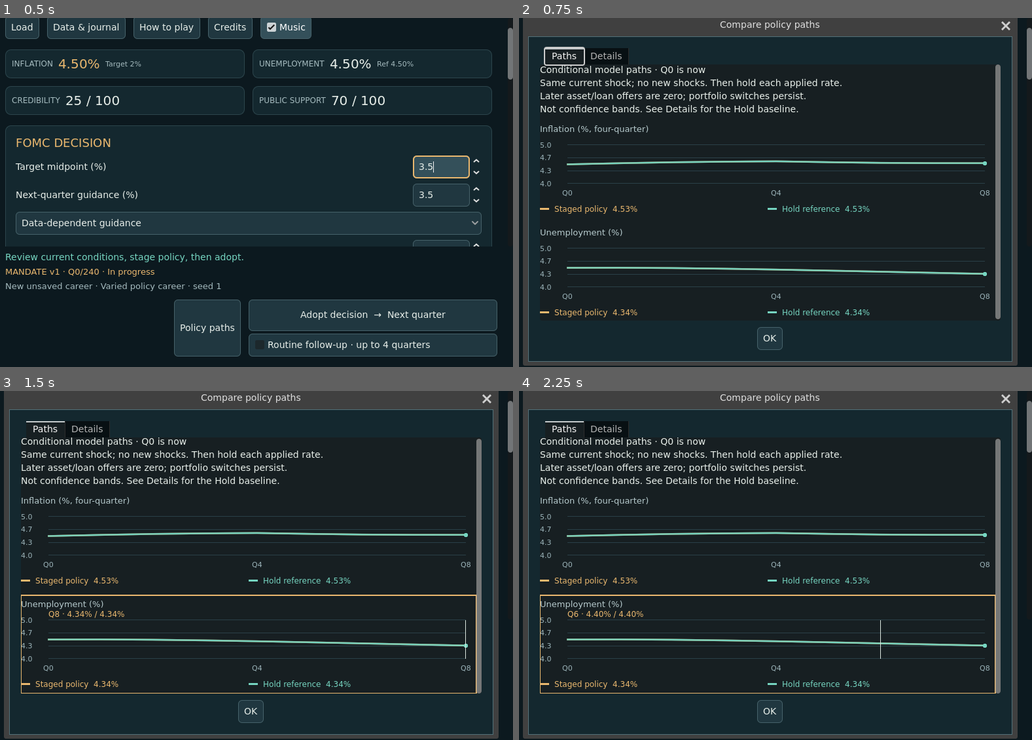
Above: before the commit, frames 1-4 (two rows, left to right).
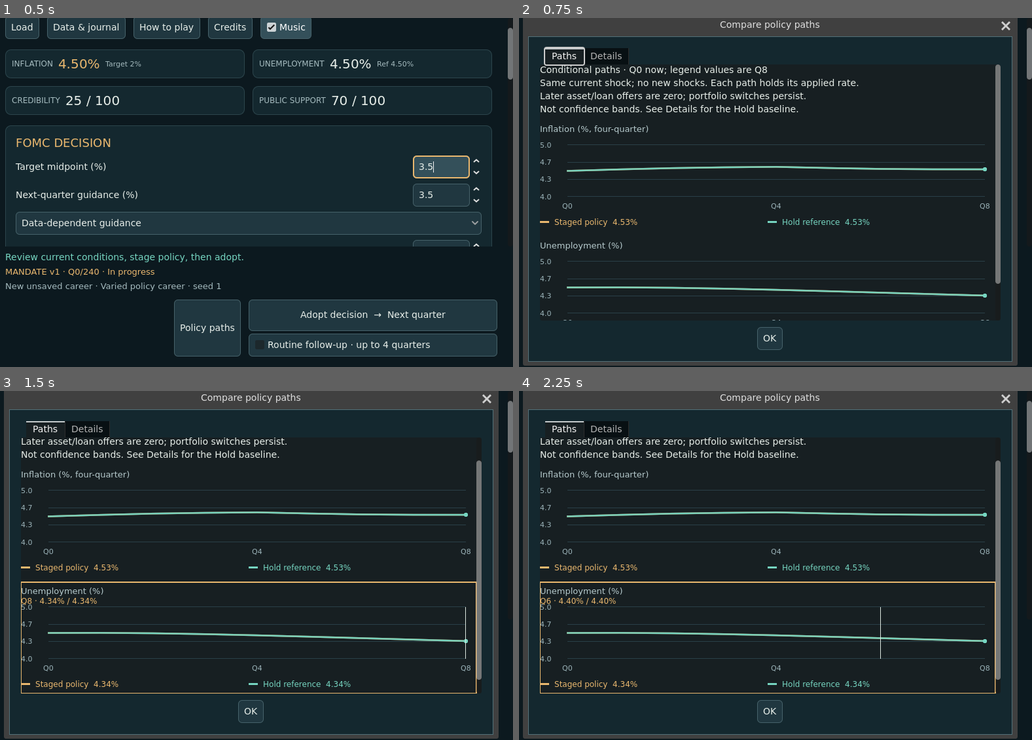
Above: after the commit, the same moments.

Repository: ihearttokyo/fed-chairman-game
Game: Godot game, scene res://main.tscn
Two runs of this game, one before a commit and one after it. Both use one fixed random seed, a clock stepped at 60 frames per second and the inputs below. Sound files missing from this copy of the repository are replaced by a short silence.
Inputs:
- Up to frame 1 (0.5 s): no input
- Up to frame 2 (0.75 s): click "Policy paths" at 0.5 s
- Up to frame 3 (1.5 s): click "Adopt decision → Next quarter" at 1.25 s
- Up to frame 4 (2.25 s): click "Adopt decision → Next quarter" at 2 s

Frame 1 is identical in both runs. In frame 2, 5.7% of the frame differs, in the area x 4-94%, y 13-87%; in frame 3, 8.2%; in frame 4, 8.2%.

Commit message:
Show conditional funding shortfalls alongside policy paths

Diff:
--- a/game/play/forecast_overview.gd
+++ b/game/play/forecast_overview.gd
@@ -1,7 +1,9 @@
 extends ScrollContainer
 ## Presentation of already-computed conditional paths; never runs a forecast.
 const PathChart = preload("res://play/forecast_chart.gd")
+const Career = preload("res://play/career.gd")
 var charts: Array = []
+var funding_note: Label
 
 static func series(current: Dictionary, selected: Dictionary, held: Dictionary) -> Array:
 	if not selected.get("ok", false) or not held.get("ok", false):
@@ -17,9 +19,11 @@
 		var a: Dictionary = current if index == 0 else selected.states[index - 1]
 		var b: Dictionary = current if index == 0 else held.states[index - 1]
 		var row := {}
-		for field in ["four_quarter_inflation_pct", "unemployment_rate_pct"]:
+		for field in ["four_quarter_inflation_pct", "unemployment_rate_pct", "uncovered_funding_pct_initial_gdp"]:
 			for source in [["selected_", a], ["held_", b]]:
 				if not source[1].has(field) or not (source[1][field] is float or source[1][field] is int) or not is_finite(float(source[1][field])):
+					return []
+				if field == "uncovered_funding_pct_initial_gdp" and source[1][field] < 0.0:
 					return []
 				row[source[0] + field] = float(source[1][field])
 		result.append(row)
@@ -34,14 +38,24 @@
 	box.add_theme_constant_override("separation", 8)
 	add_child(box)
 	var note := Label.new()
-	note.text = "Conditional model paths · Q0 is now\nSame current shock; no new shocks. Then hold each applied rate.\nLater asset/loan offers are zero; portfolio switches persist.\nNot confidence bands. See Details for the Hold baseline."
+	note.text = "Conditional paths · Q0 now; legend values are Q8\nSame current shock; no new shocks. Each path holds its applied rate.\nLater asset/loan offers are zero; portfolio switches persist.\nNot confidence bands. See Details for the Hold baseline."
 	if complete:
 		note.text = "Career complete · diagnostic continuation only\n" + note.text
 	elif beyond_career:
 		note.text = "Includes post-Q240 diagnostic points · no extra playable turns\n" + note.text
 	note.autowrap_mode = TextServer.AUTOWRAP_WORD_SMART
 	box.add_child(note)
-	for metric in [["Inflation (%, four-quarter)", "four_quarter_inflation_pct"], ["Unemployment (%)", "unemployment_rate_pct"]]:
+	if points.is_empty():
+		note.text = "Policy paths unavailable. Open Details for the error."
+		return
+	var metrics := [["Inflation (%, four-quarter)", "four_quarter_inflation_pct"], ["Unemployment (%)", "unemployment_rate_pct"]]
+	var funding_shortfall := false
+	for point in points:
+		if point.selected_uncovered_funding_pct_initial_gdp > 0.0 or point.held_uncovered_funding_pct_initial_gdp > 0.0:
+			funding_shortfall = true
+	if funding_shortfall:
+		metrics.append(["Unmet funding (% initial GDP)", "uncovered_funding_pct_initial_gdp"])
+	for metric in metrics:
 		var chart := PathChart.new()
 		chart.page_requested.connect(func(direction: int):
 			var bar := get_v_scroll_bar()
@@ -52,11 +66,28 @@
 		chart.history = points.duplicate(true)
 		chart.inspection_context = "Conditional model path. Q0 is now; Q8 is eight quarters ahead."
 		chart.inspection_help = "Details defines continuation and the hold reference."
-		chart.minimum_plot_size = Vector2(0, 150)
+		if metric[1] == "uncovered_funding_pct_initial_gdp":
+			chart.inspection_context += " Funding is % initial GDP."
+		chart.minimum_plot_size = Vector2(0, 170)
 		chart.compact_legend = true
+		chart.zero_floor = metric[1] == "uncovered_funding_pct_initial_gdp"
+		if chart.zero_floor:
+			chart.value_formatter = Career.funding_amount_text
 		box.add_child(chart)
 		charts.append(chart)
-		chart.accessibility_description = "Conditional model path. Q0 is now, Q8 is eight quarters ahead. Left and Right inspect; Home and End jump. Details defines continuation and the hold reference."
+		chart.accessibility_description = chart.inspection_context + " Left and Right inspect; Home and End jump. Details defines continuation and the hold reference."
+	funding_note = Label.new()
+	if funding_shortfall:
+		var staged_peak := 0.0
+		var held_peak := 0.0
+		for point in points.slice(1): # Q0 is inherited, not a future policy outcome.
+			staged_peak = maxf(staged_peak, point.selected_uncovered_funding_pct_initial_gdp)
+			held_peak = maxf(held_peak, point.held_uncovered_funding_pct_initial_gdp)
+		funding_note.text = "Q1–Q8 peak: Staged %s%% · Hold %s%% initial GDP.\nUnmet need, not bank losses." % [Career.funding_amount_text(staged_peak), Career.funding_amount_text(held_peak)]
+	else:
+		funding_note.text = "No funding shortfall in either conditional path."
+	funding_note.autowrap_mode = TextServer.AUTOWRAP_WORD_SMART
+	box.add_child(funding_note)
 
 func _gui_input(event: InputEvent) -> void:
 	if event is InputEventKey and event.pressed and not event.alt_pressed and not event.is_command_or_control_pressed():
--- a/game/play/history_chart.gd
+++ b/game/play/history_chart.gd
@@ -10,6 +10,8 @@
 var inspection_help := "Exact values are available in the Data and journal button."
 var minimum_plot_size := Vector2(310, 190)
 var compact_legend := false
+var zero_floor := false
+var value_formatter: Callable
 
 func _make_custom_tooltip(for_text: String) -> Object:
 	return preload("res://play/wrapped_tooltip.gd").create(self, for_text)
@@ -41,33 +43,49 @@
 			_: return
 		accept_event()
 
+func value_text(value: float) -> String:
+	return value_formatter.call(value) if value_formatter.is_valid() else "%.2f" % value
+
 func _inspect(quarter: int) -> void:
 	if history.is_empty():
 		return
 	hovered = clampi(quarter, 0, history.size() - 1)
-	tooltip_text = "Q%d | %s %.2f%% | %s %.2f%%" % [hovered, labels[0], history[hovered][keys[0]], labels[1], history[hovered][keys[1]]]
+	tooltip_text = "Q%d | %s %s%% | %s %s%%" % [hovered, labels[0], value_text(history[hovered][keys[0]]), labels[1], value_text(history[hovered][keys[1]])]
 	accessibility_description = inspection_context + " " + tooltip_text + ". Left and Right inspect quarters; Home and End jump to the first and latest."
 	queue_redraw()
 
 func _draw() -> void:
 	var font := get_theme_default_font()
-	draw_string(font, Vector2(0, 18), heading, HORIZONTAL_ALIGNMENT_LEFT, -1, 13, Color("b5c9cc"))
+	var heading_extra := 0.0
+	if compact_legend:
+		var height := font.get_multiline_string_size(heading, HORIZONTAL_ALIGNMENT_LEFT, size.x, 13).y
+		heading_extra = maxf(0.0, height - font.get_height(13))
+		draw_multiline_string(font, Vector2(0, 18), heading, HORIZONTAL_ALIGNMENT_LEFT, size.x, 13, -1, Color("b5c9cc"))
+	else:
+		draw_string(font, Vector2(0, 18), heading, HORIZONTAL_ALIGNMENT_LEFT, -1, 13, Color("b5c9cc"))
 	if history.is_empty():
 		return
 	if has_focus():
 		draw_rect(Rect2(Vector2.ZERO, size), Color("e9b76e"), false, 2)
+	var inspection_extra := 0.0
 	if hovered >= 0 and hovered < history.size():
-		draw_string(font, Vector2(42, 33), "Q%d · %.2f%% / %.2f%%" % [hovered, history[hovered][keys[0]], history[hovered][keys[1]]], HORIZONTAL_ALIGNMENT_LEFT, -1, 12, Color("e9b76e"))
+		var reading := "Q%d · %s%% / %s%%" % [hovered, value_text(history[hovered][keys[0]]), value_text(history[hovered][keys[1]])]
+		if compact_legend:
+			var height := font.get_multiline_string_size(reading, HORIZONTAL_ALIGNMENT_LEFT, size.x, 12).y
+			inspection_extra = maxf(0.0, height - font.get_height(12))
+			draw_multiline_string(font, Vector2(0, 33 + heading_extra), reading, HORIZONTAL_ALIGNMENT_LEFT, size.x, 12, -1, Color("e9b76e"))
+		else:
+			draw_string(font, Vector2(42, 33), reading, HORIZONTAL_ALIGNMENT_LEFT, -1, 12, Color("e9b76e"))
 	var one_line_legend := compact_legend and size.x >= 460.0
-	var plot := Rect2(42, 38, size.x - 58, size.y - (91 if one_line_legend else 108))
+	var plot := Rect2(42, 38 + heading_extra + inspection_extra, size.x - 58, maxf(1.0, size.y - (91 if one_line_legend else 108) - heading_extra - inspection_extra))
 	var low := INF
 	var high := -INF
 	for state in history:
 		for key in keys:
 			low = minf(low, float(state[key]))
 			high = maxf(high, float(state[key]))
-	low = floor(low - 0.3)
-	high = ceil(high + 0.3)
+	low = 0.0 if zero_floor else floor(low - 0.3)
+	high = maxf(1.0, ceil(high + 0.3)) if zero_floor else ceil(high + 0.3)
 	for i in range(4):
 		var y := plot.position.y + plot.size.y * i / 3.0
 		draw_line(Vector2(plot.position.x, y), Vector2(plot.end.x, y), Color("2a4048"), 1)
@@ -82,7 +100,10 @@
 		var y := size.y - 10 if one_line_legend else size.y - 22 + series * 17
 		var x := size.x * series / 2.0 if one_line_legend else 0.0
 		draw_line(Vector2(x, y - 4), Vector2(x + 14, y - 4), colors[series], 3)
-		draw_string(font, Vector2(x + 22, y), "%s  %.2f%%" % [labels[series], history[-1][keys[series]]], HORIZONTAL_ALIGNMENT_LEFT, size.x / 2.0 - 22 if one_line_legend else -1, 12, colors[series])
+		var legend_label: String = labels[series]
+		if compact_legend and size.x < 260.0:
+			legend_label = legend_label.trim_suffix(" policy").trim_suffix(" reference")
+		draw_string(font, Vector2(x + 22, y), "%s  %s%%" % [legend_label, value_text(history[-1][keys[series]])], HORIZONTAL_ALIGNMENT_LEFT, size.x / 2.0 - 22 if one_line_legend else -1, 12, colors[series])
 	for q in tick_quarters(history.size()):
 		draw_string(font, Vector2(plot.position.x + plot.size.x * q / maxf(1, history.size() - 1) - 8, plot.end.y + 18), "Q%d" % q, HORIZONTAL_ALIGNMENT_LEFT, -1, 11, Color("9bb3b9"))
 	if hovered >= 0 and hovered < history.size():
--- a/game/play/main.gd
+++ b/game/play/main.gd
@@ -749,7 +749,13 @@
 
 func _comparison_tab_focus(_index: int, tabs: TabContainer, overview: Control, chooser: Control, body: Control, close: Control) -> void:
 	var order: Array[Control] = []
-	order.assign([tabs.get_tab_bar(), chooser, body, close] if tabs.current_tab == 1 else [tabs.get_tab_bar(), overview.charts[0], overview.charts[1], close])
+	if tabs.current_tab == 1:
+		order.assign([tabs.get_tab_bar(), chooser, body, close])
+	else:
+		order.append(tabs.get_tab_bar())
+		for chart in overview.charts:
+			order.append(chart)
+		order.append(close)
 	_link_focus(order)
 
 func _dispatch_details() -> void:
--- a/game/tests/forecast_overview_test.gd
+++ b/game/tests/forecast_overview_test.gd
@@ -20,20 +20,65 @@
 	root.add_child(game)
 	await process_frame
 	game._start_career("stagflation_bank_run", 417)
+	game.liquidity.value = 2.4 / game.career.model.nominal_gdp_ratio(game.career.state)
 	var frozen: PackedByteArray = game.career.encode()
 	var policy: Dictionary = game._policy()
 	var a: Dictionary = game.career.forecast(policy)
 	var b: Dictionary = game.career.forecast(game.career.model.benchmark_policy(game.career.state, game.career.params, "hold"))
 	var data := Overview.series(game.career.state, a, b)
 	check(data.size() == 9, "Current point and eight forecast quarters")
+	check(data[1].selected_uncovered_funding_pct_initial_gdp == 0.0 and data[1].held_uncovered_funding_pct_initial_gdp > 0.0, "Actual lending choice separates covered staged funding from an uncovered Hold reference")
 	for index in range(9):
-		for field in ["four_quarter_inflation_pct", "unemployment_rate_pct"]:
+		for field in ["four_quarter_inflation_pct", "unemployment_rate_pct", "uncovered_funding_pct_initial_gdp"]:
 			check(data[index]["selected_" + field] == (game.career.state if index == 0 else a.states[index - 1])[field], "Exact selected data")
 			check(data[index]["held_" + field] == (game.career.state if index == 0 else b.states[index - 1])[field], "Exact reference data")
 	check(Overview.series({}, {"ok": true}, b).is_empty(), "Missing path fails closed")
 	var broken := a.duplicate(true)
 	broken.states[0].four_quarter_inflation_pct = NAN
 	check(Overview.series(game.career.state, broken, b).is_empty(), "Nonfinite path fails closed")
+	for malformed in [-0.1, NAN, INF]:
+		var invalid_funding := a.duplicate(true)
+		invalid_funding.states[0].uncovered_funding_pct_initial_gdp = malformed
+		check(Overview.series(game.career.state, invalid_funding, b).is_empty(), "Invalid funding cannot become an optimistic zero chart")
+	var missing_funding := a.duplicate(true)
+	missing_funding.states[0].erase("uncovered_funding_pct_initial_gdp")
+	check(Overview.series(game.career.state, missing_funding, b).is_empty(), "Missing funding fails closed")
+	var zero_data := data.duplicate(true)
+	for point in zero_data:
+		point.selected_uncovered_funding_pct_initial_gdp = 0.0
+		point.held_uncovered_funding_pct_initial_gdp = 0.0
+	var quiet := Overview.new()
+	root.add_child(quiet)
+	quiet.build(zero_data, false)
+	check(quiet.charts.size() == 2 and quiet.funding_note.text.contains("No funding shortfall"), "Quiet paths use one short status line rather than an empty chart")
+	quiet.free()
+	var tiny_data := zero_data.duplicate(true)
+	tiny_data[1].selected_uncovered_funding_pct_initial_gdp = 0.00001
+	tiny_data[1].held_uncovered_funding_pct_initial_gdp = 0.001
+	var tiny_pane := Overview.new()
+	root.add_child(tiny_pane)
+	tiny_pane.build(tiny_data, false)
+	check(tiny_pane.charts.size() == 3, "Even subprecision positive funding need adds its chart")
+	var funding_chart = tiny_pane.charts[2]
+	funding_chart._inspect(1)
+	check(funding_chart.tooltip_text.contains("<0.0001%") and funding_chart.tooltip_text.contains("0.0010%"), "Positive tiny funding is not formatted as zero in keyboard inspection")
+	check(funding_chart.accessibility_description.contains("<0.0001%") and funding_chart.accessibility_description.contains("0.0010%"), "Assistive funding inspection preserves the same positive-small distinction")
+	check(funding_chart.value_text(0.0) == "0.00" and funding_chart.value_text(0.0001) == "0.0001", "True zero and a small residual remain distinguishable in graph labels")
+	check(tiny_pane.charts[0].value_text(0.001) == "0.00" and not tiny_pane.charts[0].value_formatter.is_valid(), "Macro chart display precision remains unchanged")
+	tiny_pane.free()
+	var inherited_data := zero_data.duplicate(true)
+	inherited_data[0].selected_uncovered_funding_pct_initial_gdp = 5.0
+	inherited_data[0].held_uncovered_funding_pct_initial_gdp = 5.0
+	var inherited := Overview.new()
+	root.add_child(inherited)
+	inherited.build(inherited_data, false)
+	check(inherited.charts.size() == 3 and inherited.funding_note.text.begins_with("Q1–Q8 peak: Staged 0.00% · Hold 0.00%"), "Shared inherited Q0 stress is plotted but never attributed to a future policy peak")
+	inherited.free()
+	var unavailable := Overview.new()
+	root.add_child(unavailable)
+	unavailable.build([], false)
+	check(unavailable.charts.is_empty() and unavailable.get_child(0).get_child(0).text.contains("unavailable"), "Unavailable paths cannot show a falsely reassuring funding status")
+	unavailable.free()
 	game._compare()
 	await process_frame
 	await process_frame
@@ -43,13 +88,27 @@
 	var pane = tabs.get_child(0)
 	check(tabs.current_tab == 0 and pane.is_visible_in_tree() and not body.is_visible_in_tree(), "Paths replace opening text wall")
 	check(tabs.get_tab_bar().has_focus() and pane.get_v_scroll_bar().value == 0.0, "Opening focus preserves the forecast heading and assumptions")
-	check(pane.charts.size() == 2 and pane.charts[0].history == data and pane.charts[1].history == data, "Both charts use captured forecast series")
+	check(pane.charts.size() == 3 and pane.charts[0].history == data and pane.charts[1].history == data and pane.charts[2].history == data, "Funding stress adds the third chart using the same captured paths")
+	check(pane.charts[2].keys == ["selected_uncovered_funding_pct_initial_gdp", "held_uncovered_funding_pct_initial_gdp"] and pane.charts[2].zero_floor, "Funding graph selects unmet need with a nonnegative display scale")
+	check(pane.funding_note.text == "Q1–Q8 peak: Staged 0.00% · Hold 2.40% initial GDP.\nUnmet need, not bank losses.", "Funding chart does not conflate unmet needs with bank losses")
 	check(pane.charts[0].keys == ["selected_four_quarter_inflation_pct", "held_four_quarter_inflation_pct"] and pane.charts[1].keys == ["selected_unemployment_rate_pct", "held_unemployment_rate_pct"], "Each chart selects the correct paired metric")
 	for chart in pane.charts:
 		check(chart.labels == ["Staged policy", "Hold reference"], "Both chart legends identify the same policy pair")
 	pane.charts[0].grab_focus()
 	await key(dialog, KEY_END)
 	check(pane.charts[0].hovered == 8 and pane.charts[0].accessibility_description.contains("Conditional model path"), "Keyboard inspection retains future context")
+	pane.charts[1].grab_focus()
+	await key(dialog, KEY_TAB)
+	check(pane.charts[2].has_focus(), "Tab reaches the funding graph through the actual modal focus chain")
+	await key(dialog, KEY_TAB)
+	check(dialog.get_ok_button().has_focus(), "Tab leaves the last graph for Close")
+	await key(dialog, KEY_TAB)
+	check(tabs.get_tab_bar().has_focus(), "Focus wraps within the report")
+	pane.charts[2].grab_focus()
+	await key(dialog, KEY_END)
+	check(pane.charts[2].hovered == 8 and pane.charts[2].accessibility_name.contains("funding"), "Funding graph supports keyboard inspection with explicit metric identity")
+	pane.charts[2]._inspect(1)
+	check(pane.charts[2].accessibility_description.contains("%.2f%%" % data[1].selected_uncovered_funding_pct_initial_gdp), "Funding inspection announces the actual selected shortfall")
 	tabs.get_tab_bar().grab_focus()
 	await key(dialog, KEY_RIGHT)
 	check(tabs.current_tab == 1 and body.is_visible_in_tree(), "Native tab keyboard opens full report")
@@ -83,6 +142,28 @@
 	await key(reading, KEY_ENTER)
 	await process_frame
 	check(not is_instance_valid(reading) and game.career.encode() == frozen, "Return dismisses a focused reading chart without adopting")
+	# Force a real native forecast rejection in this PRIVATE fixture; inspect the
+	# still-selectable empty Paths tab rather than merely testing its builder.
+	game.career.shocks[0]["comparison_fixture_unknown_input"] = 1.0
+	game.rate.get_line_edit().grab_focus()
+	var invalid_bytes: PackedByteArray = game.career.encode()
+	game._compare()
+	await process_frame
+	await process_frame
+	var rejected: AcceptDialog = game.get_child(game.get_child_count() - 1)
+	var rejected_tabs: TabContainer = rejected.find_children("*", "TabContainer", true, false)[0]
+	check(rejected_tabs.current_tab == 1 and game.comparison_series.is_empty(), "Actual failed Compare opens error Details with no stale successful series")
+	rejected_tabs.get_tab_bar().grab_focus()
+	await key(rejected, KEY_LEFT)
+	check(rejected_tabs.current_tab == 0 and rejected_tabs.get_child(0).charts.is_empty(), "Keyboard can inspect the unavailable Paths tab without false funding claims")
+	await key(rejected, KEY_TAB)
+	check(rejected.get_ok_button().has_focus(), "Zero-chart focus route goes directly from tabs to Close")
+	await key(rejected, KEY_ESCAPE)
+	await process_frame
+	check(not is_instance_valid(rejected) and game.rate.get_line_edit().has_focus(), "Failed comparison Escape restores the actual invoking input")
+	check(game.career.encode() == invalid_bytes, "Failed comparison and keyboard dismissal do not mutate the private career")
+	game.career.shocks[0].erase("comparison_fixture_unknown_input")
+	check(game.career.encode() == frozen, "Removing only the intentional invalid fixture restores exact original career bytes")
 	root.size = Vector2i(1280, 840)
 	game._start_career("base", 1)
 	for checkpoint in [232, 233, 240]:
Not shown, changed: docs/UI_ITERATION.md
Not shown, changed: game/README.md
